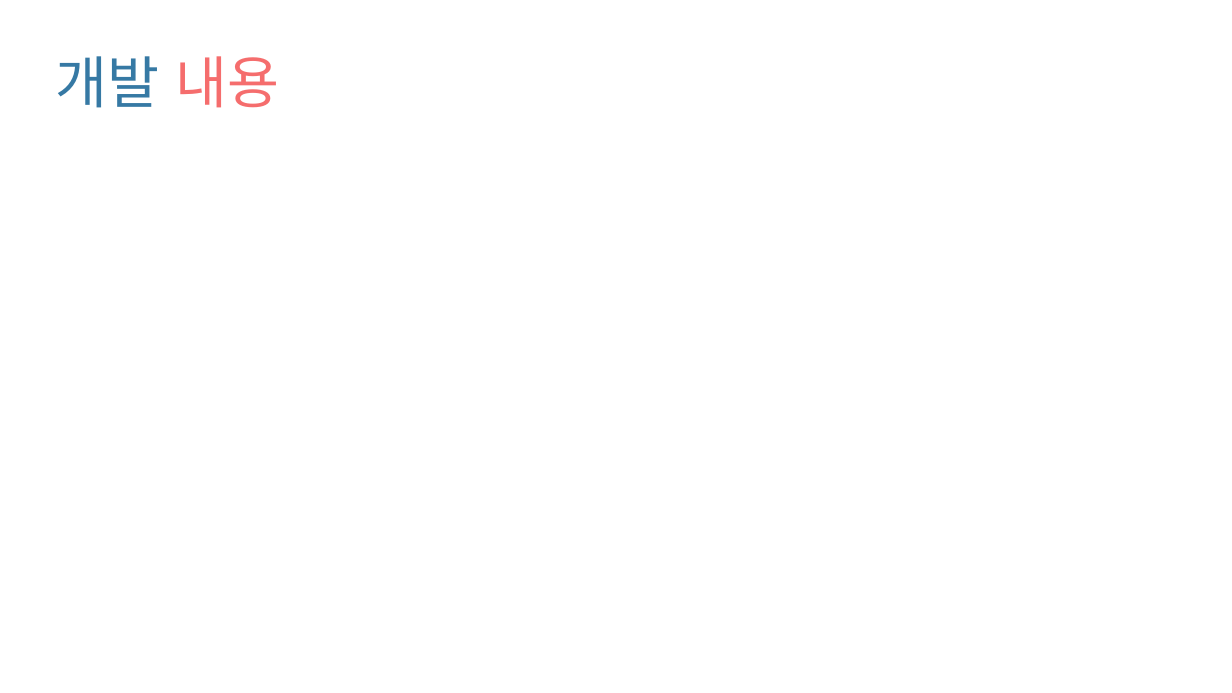
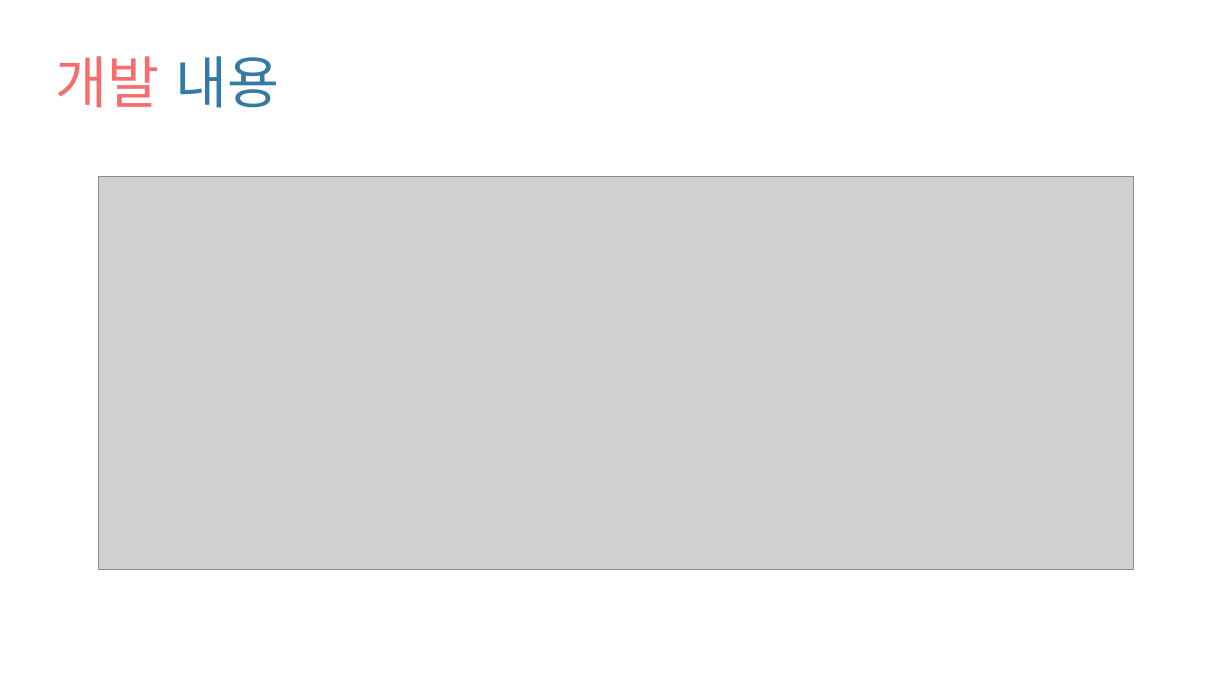
Before and after one commit to LeeJaesung2/DBASEV, a slide deck: slide 8 of docs/제안서 발표자료.pptx (slide 7 before the commit). Drawn at 1232x693 pixels with LibreOffice and Linux fonts; fonts in the diff are those of the drawing; grey boxes stand for pictures. Boxes give left, top, right and bottom in pixels: in the first picture for what was removed or moved away, otherwise in the second. Text is boxed around its words. In the diff, an @@ line names an element or a change of style, - is before the commit and + after.

```diff
--- a/docs/제안서 발표자료.pptx
+++ b/docs/제안서 발표자료.pptx
@@ title "개발 내용" at bbox=[55, 56, 279, 108]: text colour #3679A4 to #F56D6D in "개발"; text colour #F56D6D to #3679A4 in "내용" @@
@@ picture added at bbox=[99, 177, 1134, 568] @@
```
Also in this commit, not shown: 4 other slides changed, 4 slides added.
